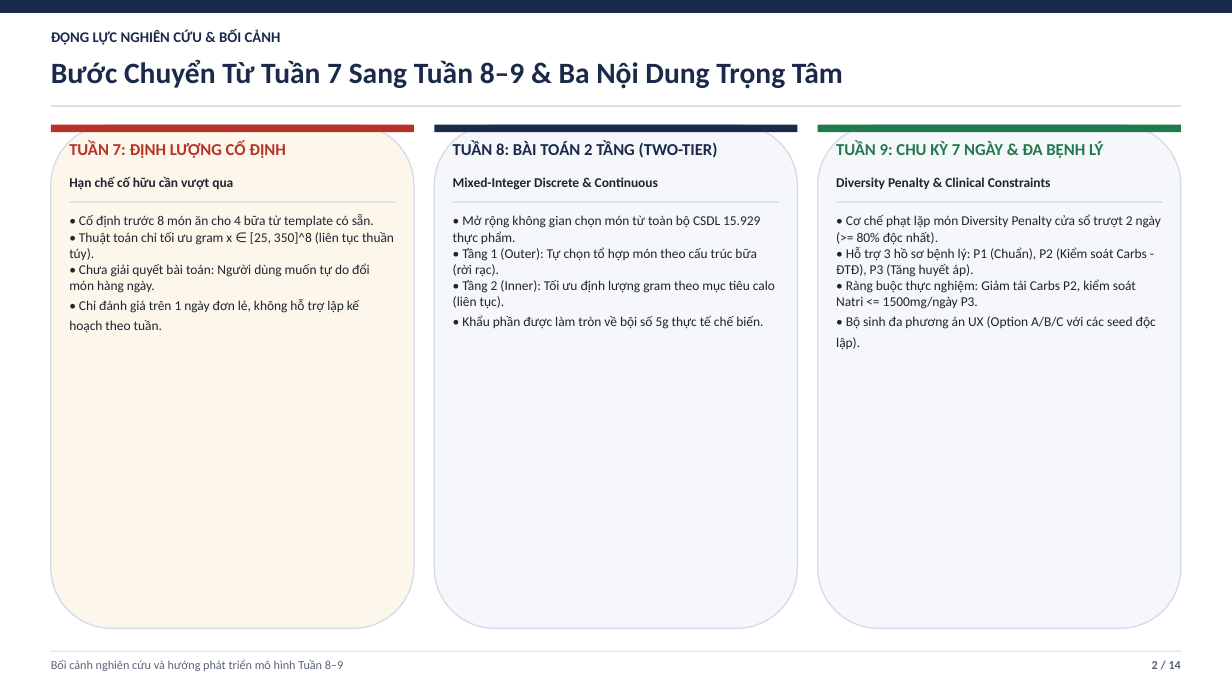
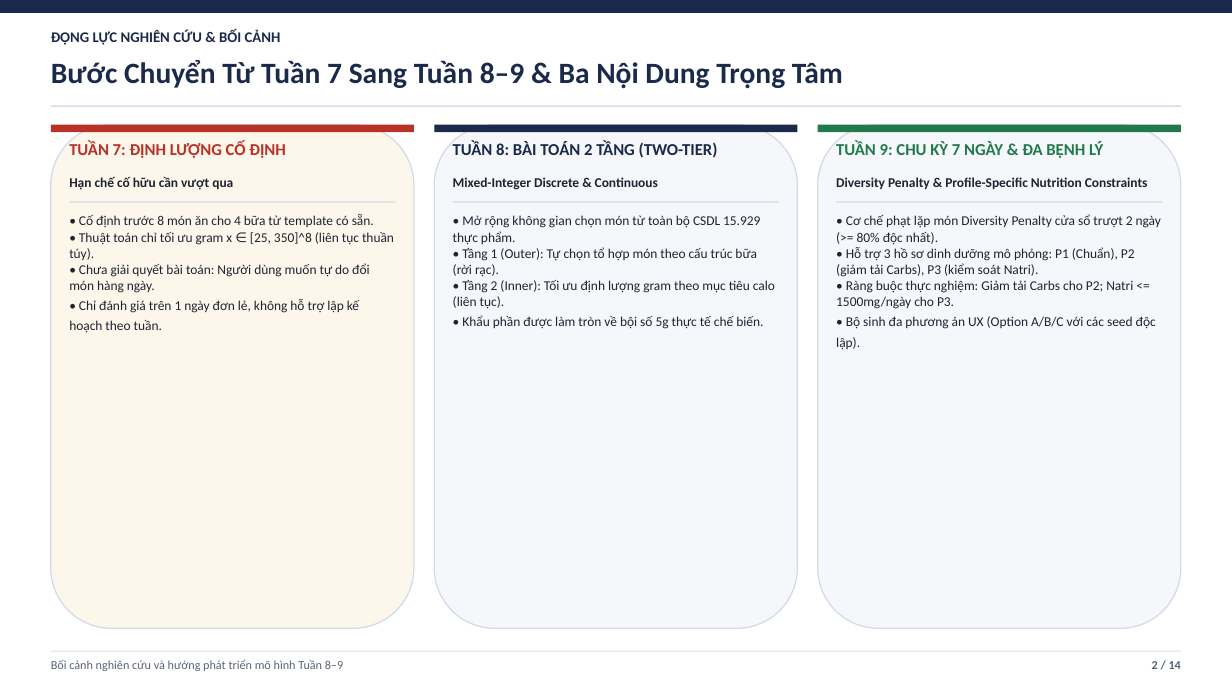
Before and after one commit to duylequang2303/DBO_heathcare, a slide deck: slide 2 of docs/slides/Slide_Bao_Cao_Tuan_8_9_DBO_IDBO.pptx. Drawn at 1232x693 pixels with LibreOffice and Linux fonts; fonts in the diff are those of the drawing. Boxes give left, top, right and bottom in pixels: in the first picture for what was removed or moved away, otherwise in the second. Text is boxed around its words. In the diff, an @@ line names an element or a change of style, - is before the commit and + after.

```diff
--- a/docs/slides/Slide_Bao_Cao_Tuan_8_9_DBO_IDBO.pptx
+++ b/docs/slides/Slide_Bao_Cao_Tuan_8_9_DBO_IDBO.pptx
@@ text at <box>836,177,1148,189</box>: text changed @@
-Diversity Penalty & Clinical Constraints
+Diversity Penalty & Profile-Specific Nutrition Constraints
@@ text at <box>836,214,1161,350</box>: text changed @@
-• Cơ chế phạt lặp món Diversity Penalty cửa sổ trượt 2 ngày (>= 80% độc nhất).
-• Hỗ trợ 3 hồ sơ bệnh lý: P1 (Chuẩn), P2 (Kiểm soát Carbs - ĐTĐ), P3 (Tăng huyết áp).
-• Ràng buộc thực nghiệm: Giảm tải Carbs P2, kiểm soát Natri <= 1500mg/ngày P3.
-• Bộ sinh đa phương án UX (Option A/B/C với các seed độc lập).
+• Cơ chế phạt lặp món Diversity Penalty cửa sổ trượt 2 ngày (>= 80% độc nhất).
+• Hỗ trợ 3 hồ sơ dinh dưỡng mô phỏng: P1 (Chuẩn), P2 (giảm tải Carbs), P3 (kiểm soát Natri).
+• Ràng buộc thực nghiệm: Giảm tải Carbs cho P2; Natri <= 1500mg/ngày cho P3.
+• Bộ sinh đa phương án UX (Option A/B/C với các seed độc lập).
```
Also in this commit, not shown: 9 other slides changed, 2 other files.
